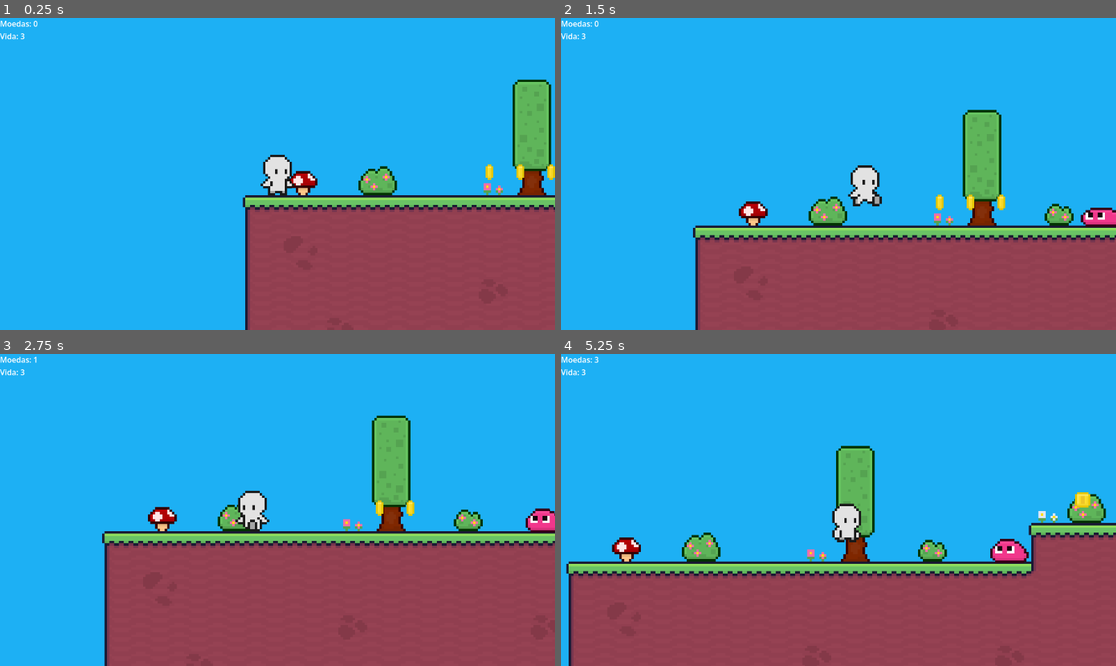
Above: before the commit, frames 1-4 (two rows, left to right).
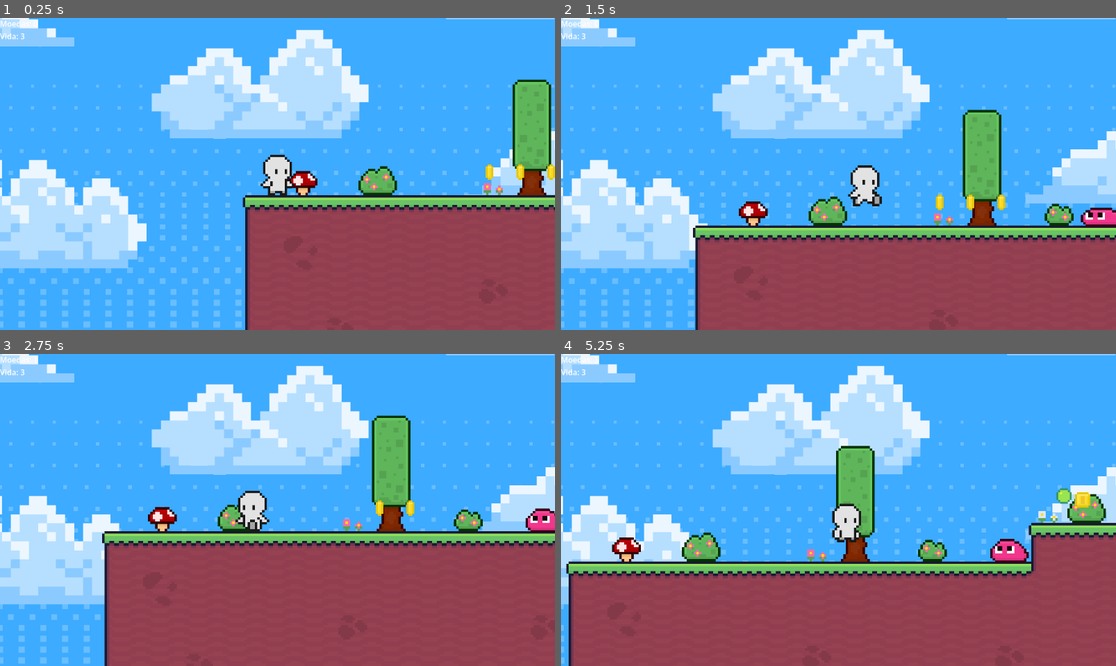
Above: after the commit, the same moments.

Repository: MyR4YT/amem
Game: Godot game, scene res://Scenes/fase_1.tscn
Two runs of this game, one before a commit and one after it. Both use one fixed random seed, a clock stepped at 60 frames per second and the inputs below. The project has no main scene, so this scene is started directly.
Inputs:
- Up to frame 1 (0.25 s): no input
- Up to frame 2 (1.5 s): hold Right (right) from 0.53 s (still down); tap Space (pulo) at 0.77 s
- Up to frame 3 (2.75 s): tap Space (pulo) at 1.52 s; release Right (right) at 2.03 s; hold Left (left) from 2.03 s (still down)
- Up to frame 4 (5.25 s): release Left (left) at 2.78 s; hold Right (right) 2.78-4.28 s; tap Space (pulo) at 3.02, 3.77, 4.52 s; hold Left (left) 4.28-5.03 s; hold Right (right) from 5.03 s (still down)

The runs differ from the first frame. In frame 1, 72% of the frame differs, in the area x 0-100%, y 0-100%; in frame 2, 70%; in frame 3, 61%; in frame 4, 60%.

Commit message:
UPDATEEEEEEEEEEEEE
Nada de novo

Diff:
--- /dev/null
+++ b/Objects/Plant.tscn
@@ -0,0 +1,29 @@
+[gd_scene format=3 uid="uid://p6erood4sx6u"]
+
+[ext_resource type="Script" uid="uid://cfbjy1qobu5eh" path="res://Scripts/Plant.gd" id="1_bua04"]
+[ext_resource type="PackedScene" uid="uid://c1lbj86cfq6bc" path="res://Objects/bullet.tscn" id="2_28o3g"]
+[ext_resource type="Texture2D" uid="uid://bubmdx2q4vfat" path="res://Assets/Images/plants-vs-zombies-garden-warfare-pixel-art-peashooter-png-favpng-nECRw1G7y2BhiDKLuyuGN2Dgs-removebg-preview.png" id="2_wjnt0"]
+
+[sub_resource type="RectangleShape2D" id="RectangleShape2D_wjnt0"]
+size = Vector2(15.3518715, 16.05218)
+
+[node name="CharacterBody2D" type="CharacterBody2D" unique_id=1987673176]
+scale = Vector2(0.3, 0.3)
+script = ExtResource("1_bua04")
+bullet_scene = ExtResource("2_28o3g")
+
+[node name="CollisionShape2D" type="CollisionShape2D" parent="." unique_id=452427670]
+position = Vector2(-15.999998, 40.116283)
+scale = Vector2(20.323257, 20.323257)
+shape = SubResource("RectangleShape2D_wjnt0")
+disabled = true
+
+[node name="Timer" type="Timer" parent="." unique_id=317806951]
+wait_time = 3.0
+autostart = true
+
+[node name="Sprite2D" type="Sprite2D" parent="." unique_id=1544809622]
+scale = Vector2(-1, 1)
+texture = ExtResource("2_wjnt0")
+
+[connection signal="timeout" from="Timer" to="." method="_on_timer_timeout"]
--- /dev/null
+++ b/Objects/bullet.tscn
@@ -0,0 +1,19 @@
+[gd_scene format=3 uid="uid://c1lbj86cfq6bc"]
+
+[ext_resource type="Script" uid="uid://bk0k5i8kfc8hh" path="res://Scripts/Bullet.gd" id="1_ubr88"]
+[ext_resource type="Texture2D" uid="uid://bg6cp1y4efj1a" path="res://Assets/Images/Sprite-0001.png" id="2_ljs67"]
+
+[sub_resource type="CircleShape2D" id="CircleShape2D_ljs67"]
+
+[node name="Area2D" type="Area2D" unique_id=1160152598]
+scale = Vector2(4, 4)
+script = ExtResource("1_ubr88")
+
+[node name="CollisionShape2D" type="CollisionShape2D" parent="." unique_id=171568733]
+scale = Vector2(0.40772533, 0.40772533)
+shape = SubResource("CircleShape2D_ljs67")
+
+[node name="Sprite2D" type="Sprite2D" parent="." unique_id=1152326245]
+texture = ExtResource("2_ljs67")
+
+[connection signal="body_entered" from="." to="." method="_on_body_entered"]
--- a/Objects/tile_map_mundo_1.tscn
+++ b/Objects/tile_map_mundo_1.tscn
@@ -36,23 +36,32 @@
 6:2/0 = 0
 7:2/0 = 0
 1:3/0 = 0
+1:3/0/physics_layer_0/polygon_0/points = PackedVector2Array(-8, -8, 8, -8, 8, 8, -8, 8)
 2:3/0 = 0
+2:3/0/physics_layer_0/polygon_0/points = PackedVector2Array(-8, -8, 8, -8, 8, 8, -8, 8)
 3:3/0 = 0
+3:3/0/physics_layer_0/polygon_0/points = PackedVector2Array(-8, -8, 8, -8, 8, 8, -8, 8)
 5:3/0 = 0
 6:3/0 = 0
 7:3/0 = 0
 0:4/0 = 0
 1:4/0 = 0
+1:4/0/physics_layer_0/polygon_0/points = PackedVector2Array(-8, -8, 8, -8, 8, 8, -8, 8)
 2:4/0 = 0
+2:4/0/physics_layer_0/polygon_0/points = PackedVector2Array(-8, -8, 8, -8, 8, 8, -8, 8)
 3:4/0 = 0
+3:4/0/physics_layer_0/polygon_0/points = PackedVector2Array(-8, -8, 8, -8, 8, 8, -8, 8)
 4:4/0 = 0
 5:4/0 = 0
 6:4/0 = 0
 7:4/0 = 0
 0:5/0 = 0
 1:5/0 = 0
+1:5/0/physics_layer_0/polygon_0/points = PackedVector2Array(-8, -8, 8, -8, 8, 8, -8, 8)
 2:5/0 = 0
+2:5/0/physics_layer_0/polygon_0/points = PackedVector2Array(-8, -8, 8, -8, 8, 8, -8, 8)
 3:5/0 = 0
+3:5/0/physics_layer_0/polygon_0/points = PackedVector2Array(-8, -8, 8, -8, 8, 8, -8, 8)
 4:5/0 = 0
 5:5/0 = 0
 6:5/0 = 0
--- a/Scenes/fase_1.tscn
+++ b/Scenes/fase_1.tscn
@@ -5,6 +5,9 @@
 [ext_resource type="PackedScene" uid="uid://b5oxalc701t3" path="res://Objects/hud.tscn" id="3_cq7l2"]
 [ext_resource type="PackedScene" uid="uid://by240ul8qx0jy" path="res://Objects/coin.tscn" id="4_efuq8"]
 [ext_resource type="PackedScene" uid="uid://ctde5pvn24567" path="res://Objects/slime.tscn" id="5_gw3gf"]
+[ext_resource type="AudioStream" uid="uid://c7768lbogsx8b" path="res://Assets/F-777_-_Deadlocked_Full_VERSION_KLICKAUD.mp3" id="6_hya8f"]
+[ext_resource type="PackedScene" uid="uid://p6erood4sx6u" path="res://Objects/Plant.tscn" id="7_aw74n"]
+[ext_resource type="Texture2D" uid="uid://b40rtlcdwsmub" path="res://Assets/Images/58cab525-a7f1-4940-866a-3c2db770e229.jpg" id="8_sl6av"]
 
 [node name="Fase 1" type="Node2D" unique_id=63488111]
 
@@ -31,3 +34,20 @@
 
 [node name="Slime" parent="." unique_id=2016804644 instance=ExtResource("5_gw3gf")]
 position = Vector2(863.99994, 447.99997)
+
+[node name="AudioStreamPlayer" type="AudioStreamPlayer" parent="." unique_id=445133402]
+stream = ExtResource("6_hya8f")
+autoplay = true
+
+[node name="CharacterBody2D" parent="." unique_id=1987673176 instance=ExtResource("7_aw74n")]
+position = Vector2(1496, 344)
+
+[node name="ParallaxBackground" type="ParallaxBackground" parent="." unique_id=1336328954]
+
+[node name="ParallaxLayer" type="ParallaxLayer" parent="ParallaxBackground" unique_id=786745672]
+motion_scale = Vector2(0, 0)
+
+[node name="Sprite2D" type="Sprite2D" parent="ParallaxBackground/ParallaxLayer" unique_id=684888708]
+position = Vector2(1024, 528)
+scale = Vector2(0.5, 0.5)
+texture = ExtResource("8_sl6av")
--- /dev/null
+++ b/Scripts/Bullet.gd
@@ -0,0 +1,9 @@
+extends Area2D
+func _process(delta):
+	position.x -= 200 * delta # Voa infinitamente para a esquerda. Delta mantém a velocidade constante.
+
+# Conecte o sinal body_entered da Bala
+func _on_body_entered(body):
+	if body.name == "Player":
+		body.take_damage()
+		queue_free() # A bala some ao acertar o jogador
--- /dev/null
+++ b/Scripts/Plant.gd
@@ -0,0 +1,10 @@
+extends CharacterBody2D
+
+# @export cria um campo lá no Inspector. Arraste o arquivo Bullet.tscn do FileSystem para este campo!
+@export var bullet_scene: PackedScene
+
+func _on_timer_timeout():
+	# instantiate() cria um clone (uma cópia viva) da cena da bala.
+	var bullet = bullet_scene.instantiate()
+	bullet.position = position # A bala nasce no mesmo lugar da planta
+	get_parent().add_child(bullet) # Coloca a bala na Fase para ela existir de verdade
Not shown, added: Assets/F-777_-_Deadlocked_Full_VERSION_KLICKAUD.mp3.import
Binary file added: Assets/Images/58cab525-a7f1-4940-866a-3c2db770e229.jpg
Not shown, added: Assets/Images/58cab525-a7f1-4940-866a-3c2db770e229.jpg.import
Binary file added: Assets/Images/Sprite-0001.png
Not shown, added: Assets/Images/Sprite-0001.png.import
Binary file added: Assets/Images/plants-vs-zombies-garden-warfare-pixel-art-peashooter-png-favpng-nECRw1G7y2BhiDKLuyuGN2Dgs-removebg-preview.png
Not shown, added: Assets/Images/plants-vs-zombies-garden-warfare-pixel-art-peashooter-png-favpng-nECRw1G7y2BhiDKLuyuGN2Dgs-removebg-preview.png.import
Not shown, added: Scripts/Bullet.gd.uid
Not shown, added: Scripts/Plant.gd.uid
Not shown, added: Assets/F-777_-_Deadlocked_Full_VERSION_KLICKAUD.mp3
